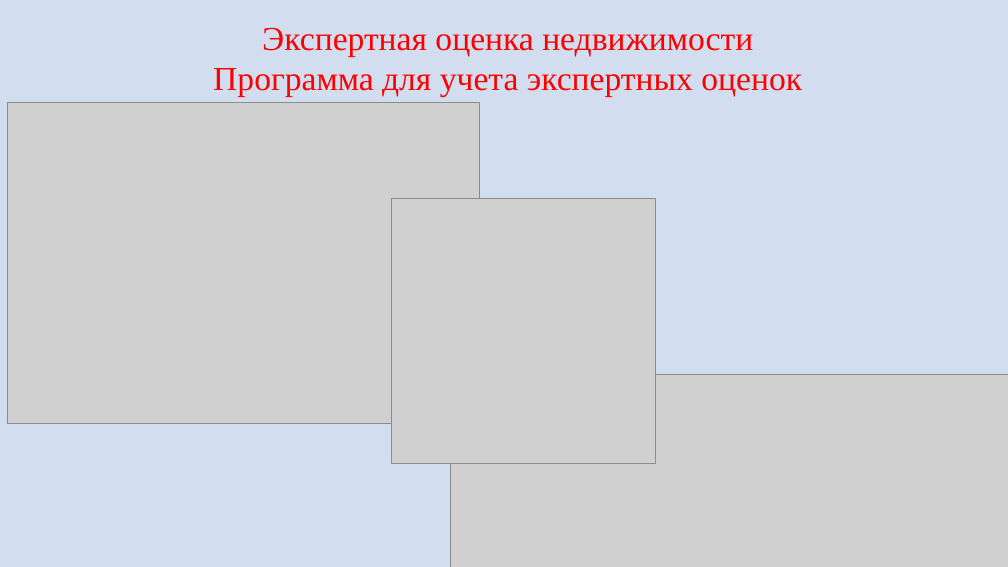
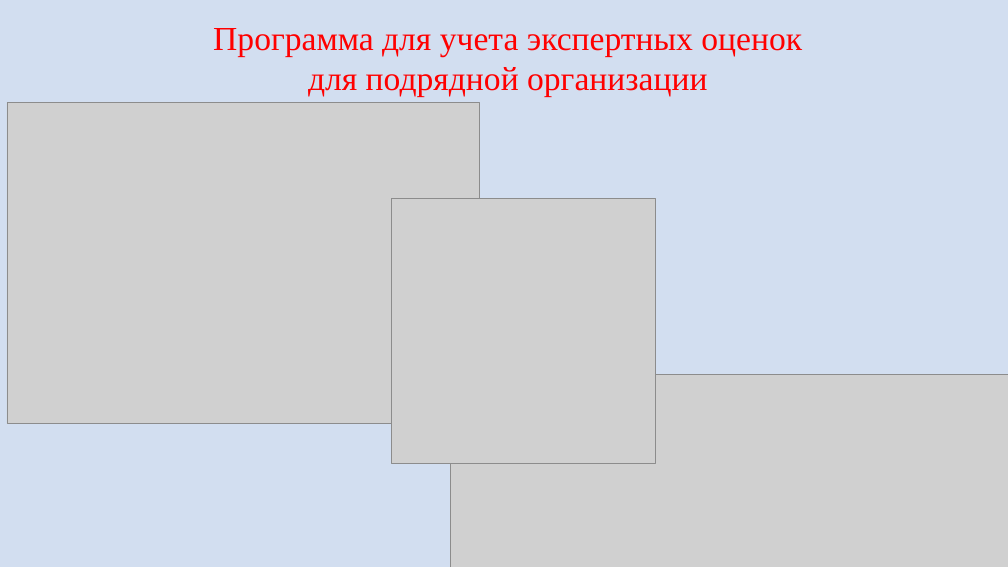
Before and after one commit to hmel1990/Project_final, a slide deck: slide 1 of Проект.pptx. Drawn at 1008x567 pixels with LibreOffice and Linux fonts; fonts in the diff are those of the drawing; grey boxes stand for pictures. Boxes give left, top, right and bottom in pixels: in the first picture for what was removed or moved away, otherwise in the second. Text is boxed around its words. In the diff, an @@ line names an element or a change of style, - is before the commit and + after.

```diff
--- a/Проект.pptx
+++ b/Проект.pptx
@@ text at [213,28,802,97]: text changed @@
-Экспертная оценка недвижимости
-Программа для учета экспертных оценок
+Программа для учета экспертных оценок
+для подрядной организации
```
Also in this commit, not shown: 1 slide removed, 3 other files.
